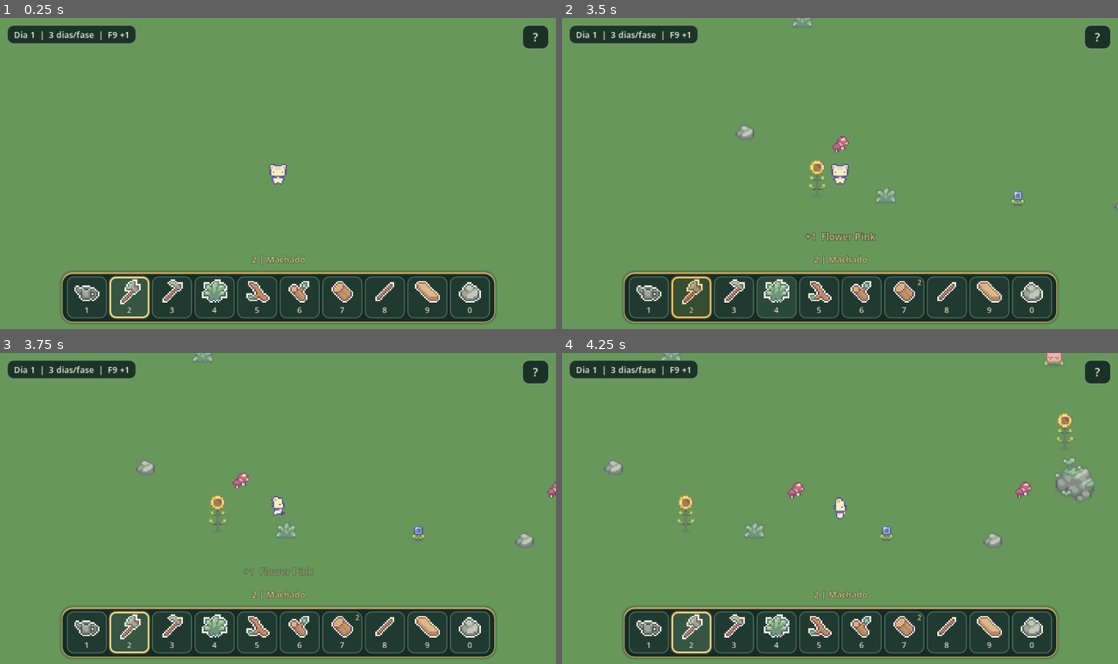
Above: before the commit, frames 1-4 (two rows, left to right).
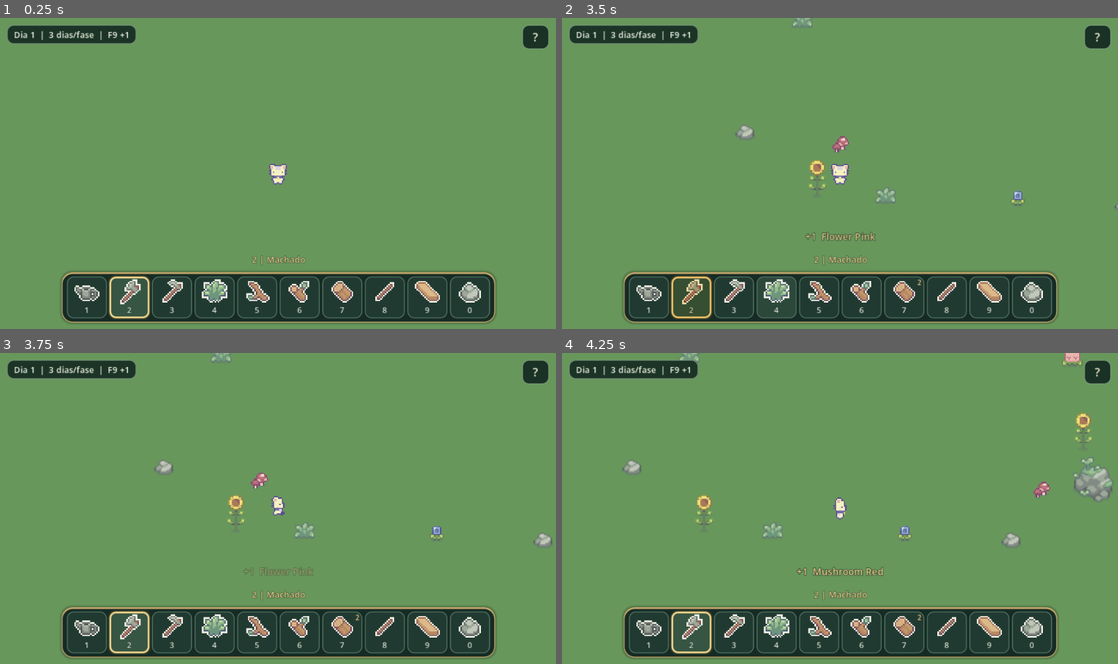
Above: after the commit, the same moments.

Repository: HelioConde/Slime-Harvest
Game: Godot game, scene res://tests/ResourceGameplayTest.tscn
Two runs of this game, one before a commit and one after it. Both use one fixed random seed, a clock stepped at 60 frames per second and the inputs below. This scene is started directly instead of the project's main scene.
Inputs (mouse positions are in pixels of both pictures, inside the frame that each line leads up to):
- Up to frame 1 (0.25 s): no input
- Up to frame 2 (3.5 s): click (650, 297) at 0.5 s; click (689, 297) at 1.25 s; click (734, 297) at 2 s; click (778, 297) at 2.75 s
- Up to frame 3 (3.75 s): tap Enter at 3.5 s; move the mouse to (400, 492) at 3.52 s; hold D (move_right) from 3.53 s (still down); hold Shift (run) from 3.53 s (still down); click (400, 492) at 3.67 s
- Up to frame 4 (4.25 s): keep holding D (move_right); keep holding Shift (run)

Frames 1-2 are identical in both runs. In frame 3, 1.5% of the frame differs, in the area x 24-100%, y 0-63%; in frame 4, 3.2%, in the area x 7-100%, y 0-72%.

Commit message:
feat(godot): smooth movement, feedback counters and existing small stone icon

Diff:
--- a/scenes/objects/rocks/rock_small.tscn
+++ b/scenes/objects/rocks/rock_small.tscn
@@ -80,6 +80,7 @@
 
 [node name="RockSmall" type="Node2D" unique_id=1298602842]
 script = ExtResource("mineable_script")
+drop_item_id = &"small_stone"
 
 [node name="AnimatedSprite2D" type="AnimatedSprite2D" parent="." unique_id=80207174]
 sprite_frames = SubResource("SpriteFrames_uv805")
--- a/scripts/fx/hit_feedback.gd
+++ b/scripts/fx/hit_feedback.gd
@@ -57,3 +57,25 @@
 	audio.global_position = at
 	audio.finished.connect(audio.queue_free)
 	audio.play()
+
+
+static func show_remaining(parent: Node2D, position_world: Vector2, remaining: int) -> void:
+	if parent == null or remaining <= 0:
+		return
+	var popup := Label.new()
+	popup.text = str(remaining)
+	popup.mouse_filter = Control.MOUSE_FILTER_IGNORE
+	popup.horizontal_alignment = HORIZONTAL_ALIGNMENT_CENTER
+	popup.add_theme_font_size_override("font_size", 9)
+	popup.add_theme_color_override("font_color", Color(1.0, 0.94, 0.75))
+	popup.add_theme_constant_override("outline_size", 2)
+	popup.add_theme_color_override("font_outline_color", Color(0.2, 0.18, 0.13))
+	popup.custom_minimum_size = Vector2(18, 14)
+	parent.add_child(popup)
+	popup.global_position = position_world - Vector2(9, 13)
+	popup.z_index = 40
+	var tween := popup.create_tween()
+	tween.set_parallel(true)
+	tween.tween_property(popup, "position:y", popup.position.y - 9.0, 0.52)
+	tween.tween_property(popup, "modulate:a", 0.0, 0.52)
+	tween.chain().tween_callback(popup.queue_free)
--- a/scripts/items/resource_drop.gd
+++ b/scripts/items/resource_drop.gd
@@ -13,7 +13,7 @@
 @export_range(0.0, 2.0, 0.05) var pickup_delay: float = 0.30
 
 const ICONS: Texture2D = preload("res://assets/Objects/Items/tools-n-meterial-items.png")
-const ICON_INDEX := {"trunk": 6, "large_stone": 9, "wood": 5, "twigs": 7, "plank": 8}
+const ICON_INDEX := {"trunk": 6, "large_stone": 9, "small_stone": 11, "wood": 5, "twigs": 7, "plank": 8}
 
 var _sprite: Sprite2D
 var _picked := false
--- a/scripts/player/player.gd
+++ b/scripts/player/player.gd
@@ -10,6 +10,8 @@
 
 @export_range(1.0, 500.0) var walk_speed: float = 90.0
 @export_range(1.0, 3.0) var run_multiplier: float = 1.6
+@export_range(100.0, 2000.0, 10.0) var move_acceleration: float = 680.0
+@export_range(100.0, 2200.0, 10.0) var move_deceleration: float = 950.0
 @export_range(0.05, 2.0) var tool_cooldown: float = 0.3
 @export var controls_enabled: bool = true
 @export_range(16.0, 96.0, 1.0) var tool_reach: float = 60.0
@@ -176,7 +178,12 @@
 			facing = Vector2.RIGHT if direction.x > 0.0 else Vector2.LEFT
 		else:
 			facing = Vector2.DOWN if direction.y > 0.0 else Vector2.UP
-	velocity = direction * walk_speed * (run_multiplier if running else 1.0)
+	var desired: Vector2 = direction * walk_speed * (run_multiplier if running else 1.0)
+	if not controls_enabled or _action_animating:
+		velocity = Vector2.ZERO
+	else:
+		var rate: float = move_acceleration if direction != Vector2.ZERO else move_deceleration
+		velocity = velocity.move_toward(desired, rate * delta)
 	move_and_slide()
 	interaction_ray.target_position = facing * 24.0
 	tool_origin.position = facing * 16.0
--- a/scripts/rocks/mineable_rock.gd
+++ b/scripts/rocks/mineable_rock.gd
@@ -7,6 +7,7 @@
 @export var persistent_id: String = ""
 @export var persist_mining: bool = true
 @export_range(1, 12, 1) var static_hits: int = 3
+@export var drop_item_id: StringName = &"large_stone"
 
 var _sprite: AnimatedSprite2D
 var _static_sprite: Sprite2D
@@ -76,10 +77,11 @@
 		impact_texture = _static_sprite.texture
 	FX.burst(get_parent() as Node2D, global_position + Vector2(0, -4), impact_texture, &"stone")
 	_level -= 1
+	FX.show_remaining(get_parent() as Node2D, global_position + Vector2(0, -13), _level)
 	if persist_mining:
 		ResourceBag.save_rock_level(_save_key, _level)
 	var drop_key: String = _save_key + ":stone:" + str(_level)
-	ResourceBag.spawn_drop(get_parent(), global_position + Vector2(10, -3), &"large_stone", drop_key, persist_mining)
+	ResourceBag.spawn_drop(get_parent(), global_position + Vector2(10, -3), drop_item_id, drop_key, persist_mining)
 	_update_visual()
 	var graphic: Node2D = _sprite if _sprite != null else _static_sprite
 	if graphic != null:
--- a/scripts/trees/choppable_stump.gd
+++ b/scripts/trees/choppable_stump.gd
@@ -45,6 +45,7 @@
 		return false
 	FX.burst(get_parent() as Node2D, global_position + Vector2(0, -5), _sprite.texture, &"wood")
 	_hits += 1
+	FX.show_remaining(get_parent() as Node2D, global_position + Vector2(0, -8), hits_remaining())
 	if persist_stump and _hits < axe_hits_required:
 		TreePersistence.save_stump_hits(source_tree_id, _hits)
 	_busy = true
--- a/scripts/trees/choppable_tree.gd
+++ b/scripts/trees/choppable_tree.gd
@@ -84,6 +84,7 @@
 		texture = _static_sprite.texture
 	FX.burst(get_parent() as Node2D, global_position + Vector2(0, -12), texture, &"wood")
 	_hits += 1
+	FX.show_remaining(get_parent() as Node2D, global_position + Vector2(0, -25), hits_remaining())
 	if persist_felling and _hits < axe_hits_required:
 		TreePersistence.save_tree_hits(_save_key, _hits)
 	_swaying = true
